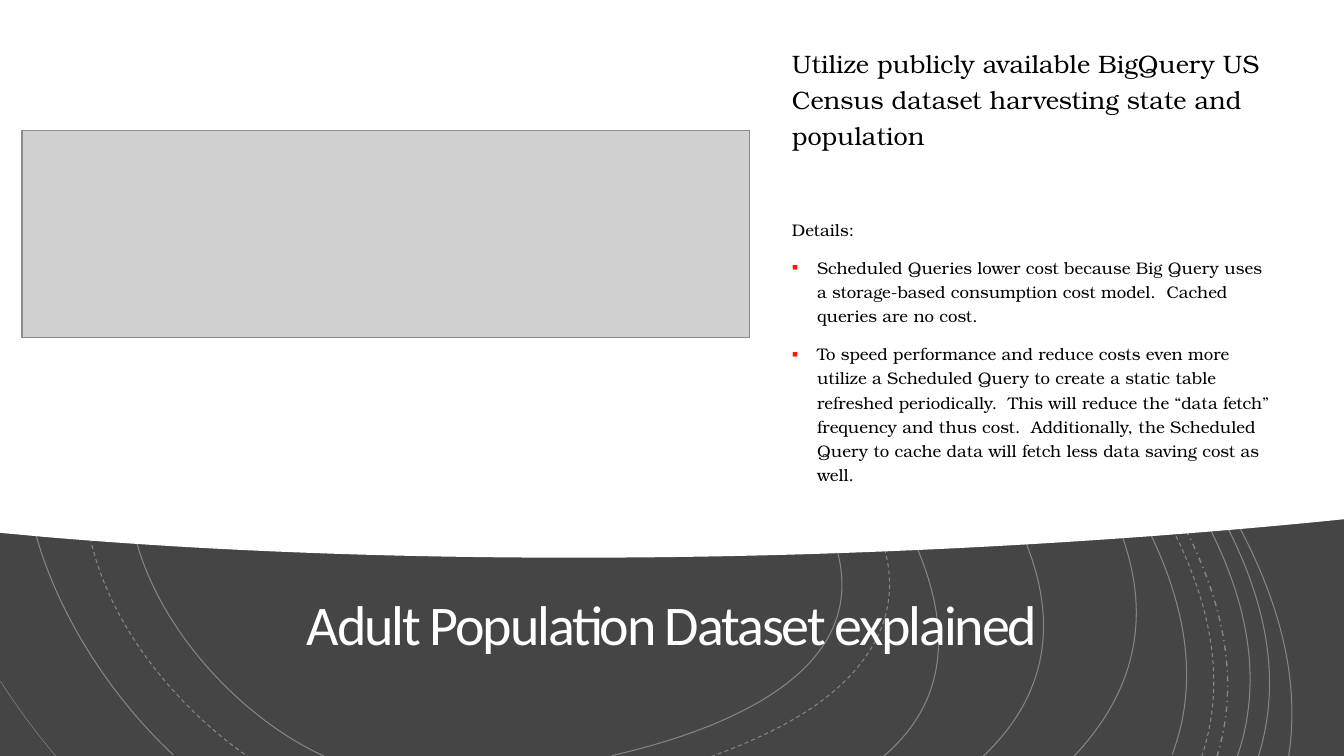
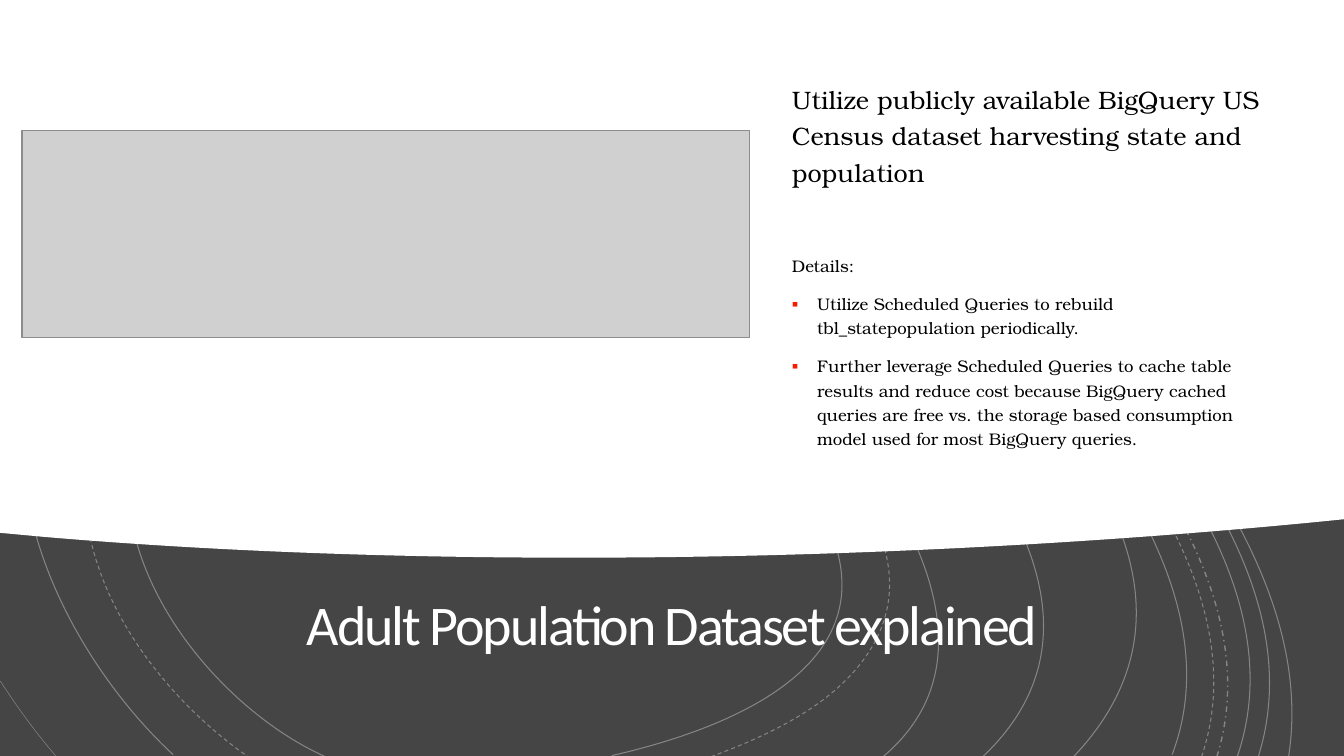
Before and after one commit to jerrycutshaw/spinners-pizza-example-solution-architecture, a slide deck: slide 15 of spinners-pizza-delivery-presentation.pptx. Drawn at 1344x756 pixels with LibreOffice and Linux fonts; fonts in the diff are those of the drawing; grey boxes stand for pictures. Boxes give left, top, right and bottom in pixels: in the first picture for what was removed or moved away, otherwise in the second. Text is boxed around its words. In the diff, an @@ line names an element or a change of style, - is before the commit and + after.

Commit message:
final update

```diff
--- a/spinners-pizza-delivery-presentation.pptx
+++ b/spinners-pizza-delivery-presentation.pptx
@@ text at (817, 298, 1233, 449): text changed @@
-▪ Scheduled Queries lower cost because Big Query uses a storage-based consumption cost model. Cached queries are no cost.
-▪ To speed performance and reduce costs even more utilize a Scheduled Query to create a static table refreshed periodically. This will reduce the “data fetch” frequency and thus cost. Additionally, the Scheduled Query to cache data will fetch less data saving cost as well.
+▪ Utilize Scheduled Queries to rebuild tbl_statepopulation periodically.
+▪ Further leverage Scheduled Queries to cache table results and reduce cost because BigQuery cached queries are free vs. the storage based consumption model used for most BigQuery queries.
```
Also in this commit, not shown: 5 other slides changed.
